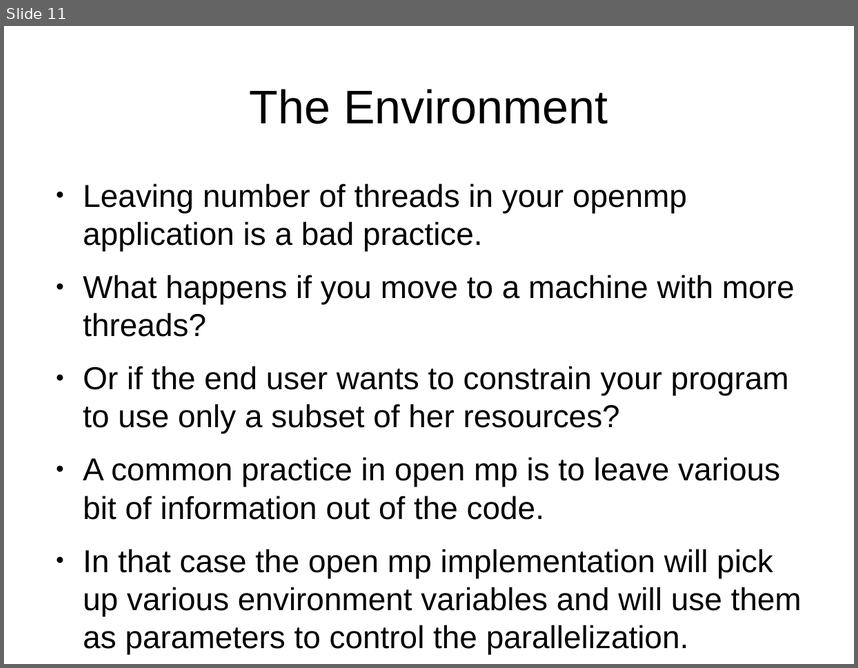
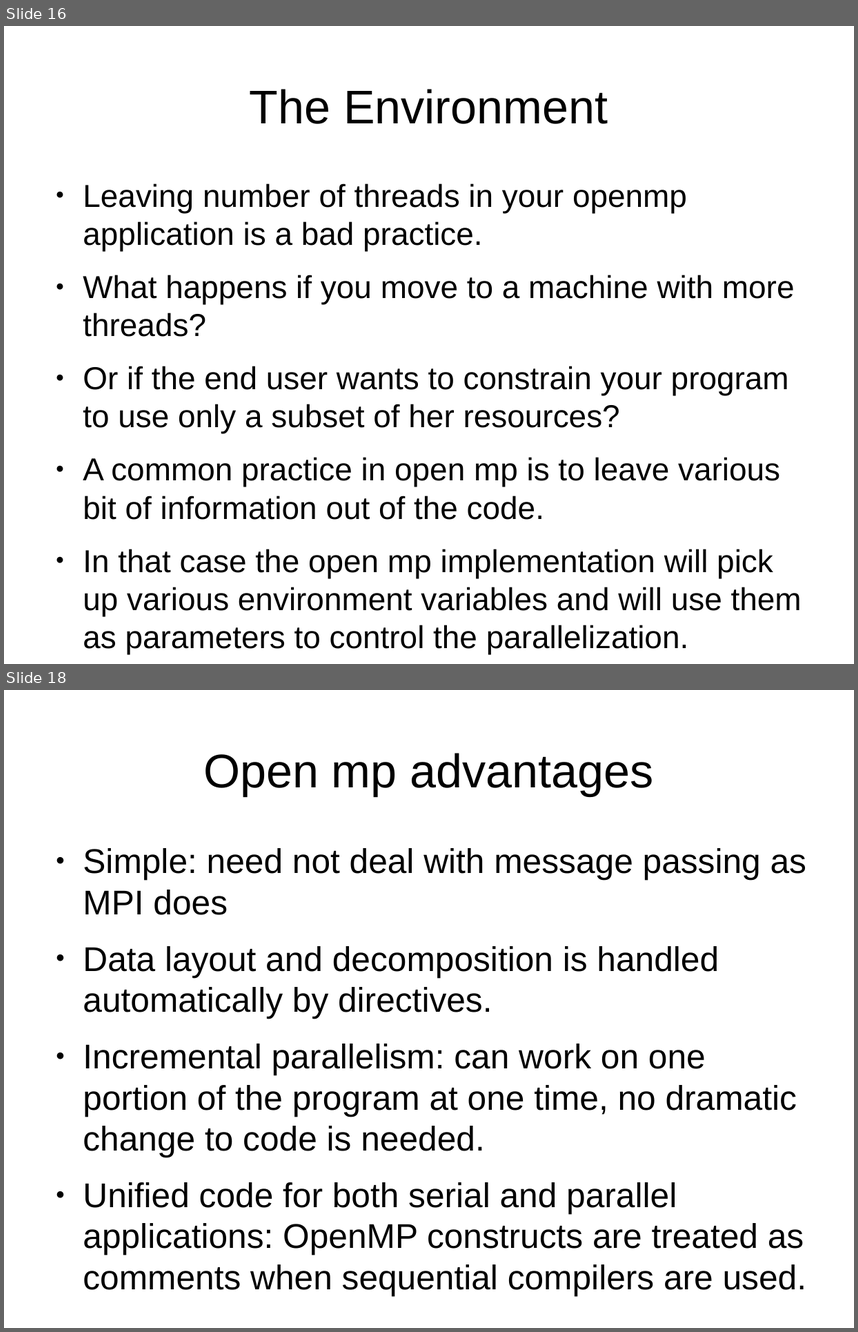
Before and after one commit to veltzer/demos, a slide deck: cpp/multi_core/openmp.odp. Shown one above the other, each under a label of ours: slide 11 before the commit, slides 16 and 18 after it; the slides between them are not shown. The pictures are 858x668 and 858x1332 pixels, drawn with LibreOffice and Linux fonts; fonts in the diff are those of the drawing. Boxes give left, top, right and bottom in pixels: in the first picture for what was removed or moved away, otherwise in the second. Text is boxed around its words. In the diff, an @@ line names an element or a change of style, - is before the commit and + after.

```diff
--- a/cpp/multi_core/openmp.odp
+++ b/cpp/multi_core/openmp.odp
@@ slide 18 added at (x1=4, y1=690, x2=854, y2=1328), background #FFFFFF @@
@@ title added at (x1=203, y1=753, x2=654, y2=796), 44 pt, text #000000 @@
+Open mp advantages
@@ text added at (x1=83, y1=848, x2=806, y2=1296), 32 pt, text #000000 @@
+● Simple: need not deal with message passing as MPI does
+● Data layout and decomposition is handled automatically by directives.
+● Incremental parallelism: can work on one portion of the program at one time, no dramatic change to code is needed.
+● Unified code for both serial and parallel applications: OpenMP constructs are treated as comments when sequential compilers are used.
@@ what was slide 11 is now slide 16 @@
```
Also in this commit, not shown: 1 slide changed, 9 other slides added, 4 other files.
